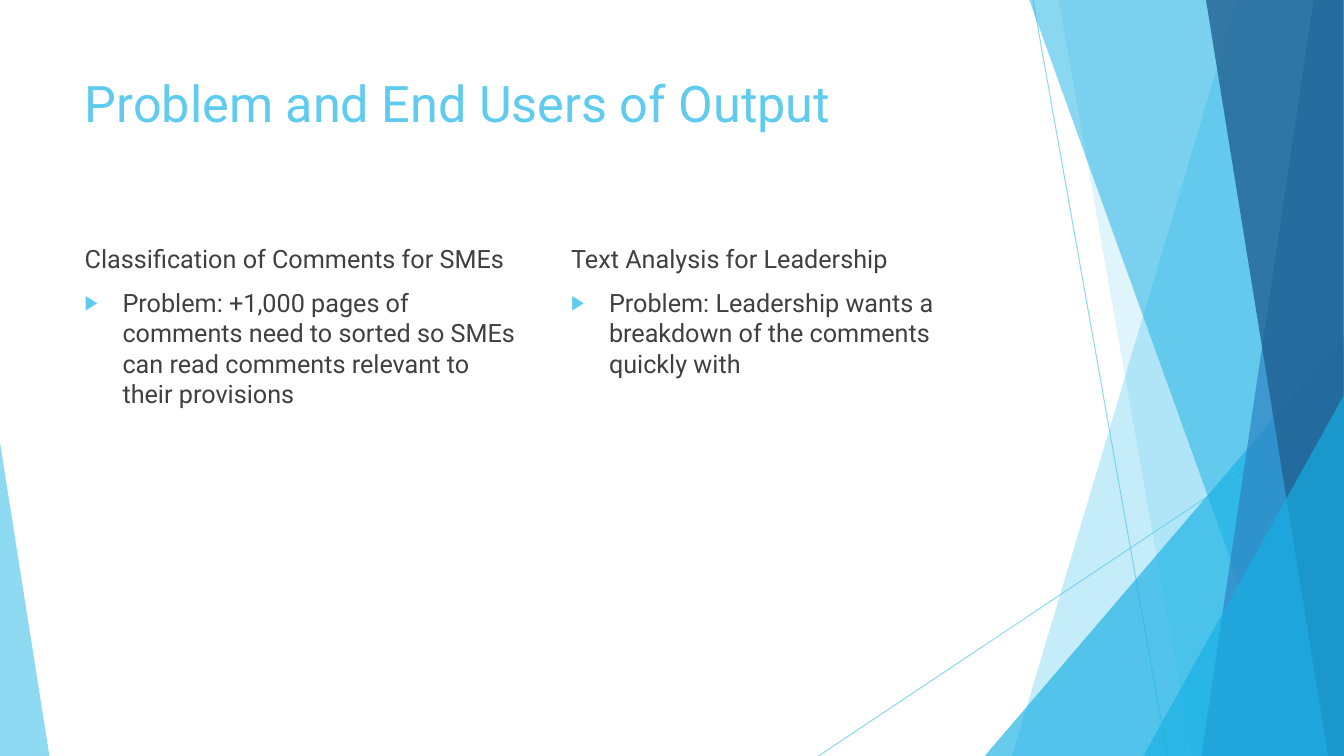
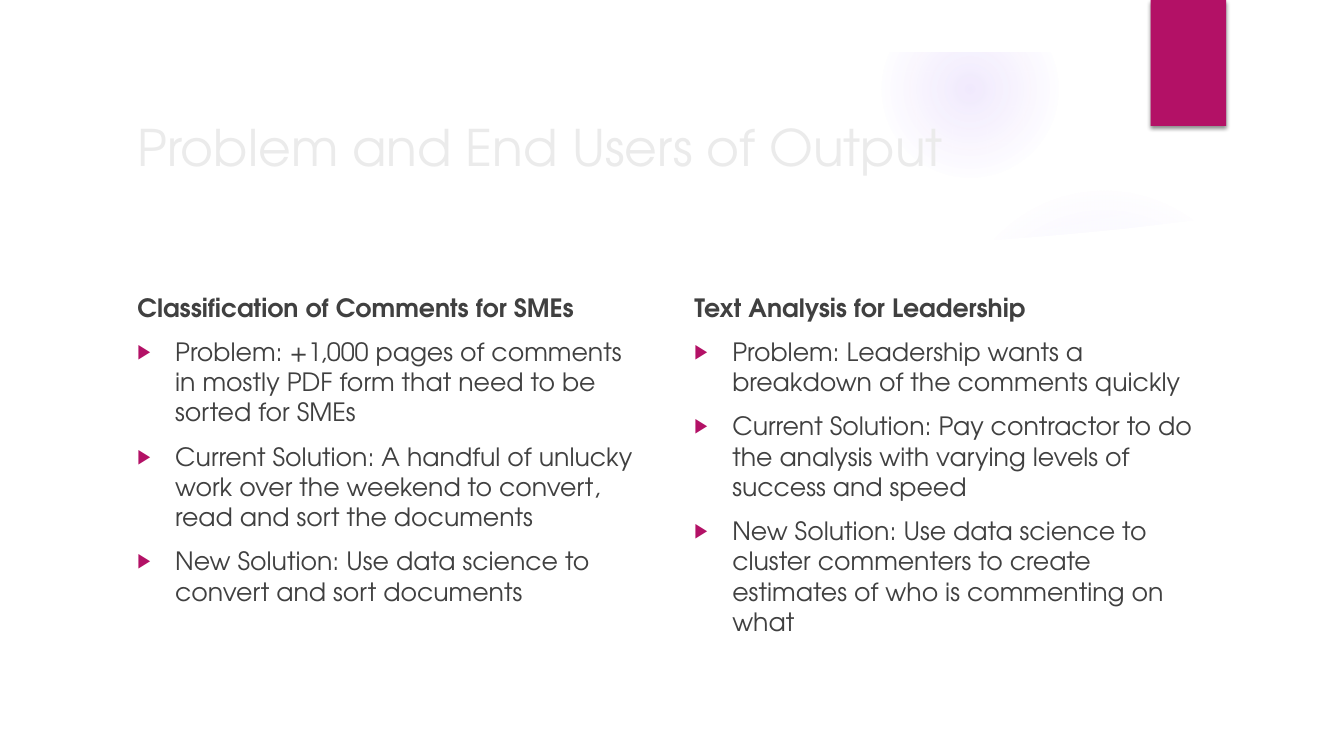
Before and after one commit to HHS/capstone.arthur.pignotti, a slide deck: slide 2 of Capstone - Midway.pptx. Drawn at 1344x756 pixels with LibreOffice and Linux fonts; fonts in the diff are those of the drawing; background and template pictures are left out. Boxes give left, top, right and bottom in pixels: in the first picture for what was removed or moved away, otherwise in the second. Text is boxed around its words. In the diff, an @@ line names an element or a change of style, - is before the commit and + after.

Commit message:
Updated deck

```diff
--- a/Capstone - Midway.pptx
+++ b/Capstone - Midway.pptx
@@ group added at [0,0,1344,756]: 5 ellipses, 3 freeform shapes @@
@@ rectangle added at [1150,0,1226,126], fill #B31166 @@
@@ title "Problem and End Users of ...": place and size @@
-title "Problem and End Users of ..." at [85,83,830,132]
+title "Problem and End Users of ..." at [127,107,1093,185]
@@ title "Problem and End Users of ..." at [127,107,1093,185]: font Roboto to TeX Gyre Adventor, text colour #5FCBEF to #EBEBEB; vertical alignment top to middle @@
@@ text "Classification of Comments for SMEs": place and size @@
-text "Classification of Comments for SMEs" at [85,249,515,408]
+text "Classification of Comments for SMEs" at [137,297,632,602]
@@ text at [137,297,574,318]: font Roboto to TeX Gyre Adventor, bold on in "Classification of Comments for SMEs" @@
@@ text "Text Analysis for Leadership": place and size @@
-text "Text Analysis for Leadership" at [571,249,934,379]
+text "Text Analysis for Leadership" at [694,297,1192,632]
@@ text at [694,297,1025,322]: font Roboto to TeX Gyre Adventor, bold on in "Text Analysis for Leadership" @@
@@ text at [175,342,632,602]: text changed; font Roboto to TeX Gyre Adventor @@
-▶ Problem: +1,000 pages of comments need to sorted so SMEs can read comments relevant to their provisions
+▶ Problem: +1,000 pages of comments in mostly PDF form that need to be sorted for SMEs
+▶ Current Solution: A handful of unlucky work over the weekend to convert, read and sort the documents
+▶ New Solution: Use data science to convert and sort documents
@@ text at [732,342,1192,632]: text changed; font Roboto to TeX Gyre Adventor @@
-▶ Problem: Leadership wants a breakdown of the comments quickly with
+▶ Problem: Leadership wants a breakdown of the comments quickly
+▶ Current Solution: Pay contractor to do the analysis with varying levels of success and speed
+▶ New Solution: Use data science to cluster commenters to create estimates of who is commenting on what
@@ group removed at [0,0,1344,756]: 5 freeform shapes, 3 triangles, 2 lines @@
```
Also in this commit, not shown: 2 other slides changed, 3 slides added, 1 slide removed, 3 other files.
